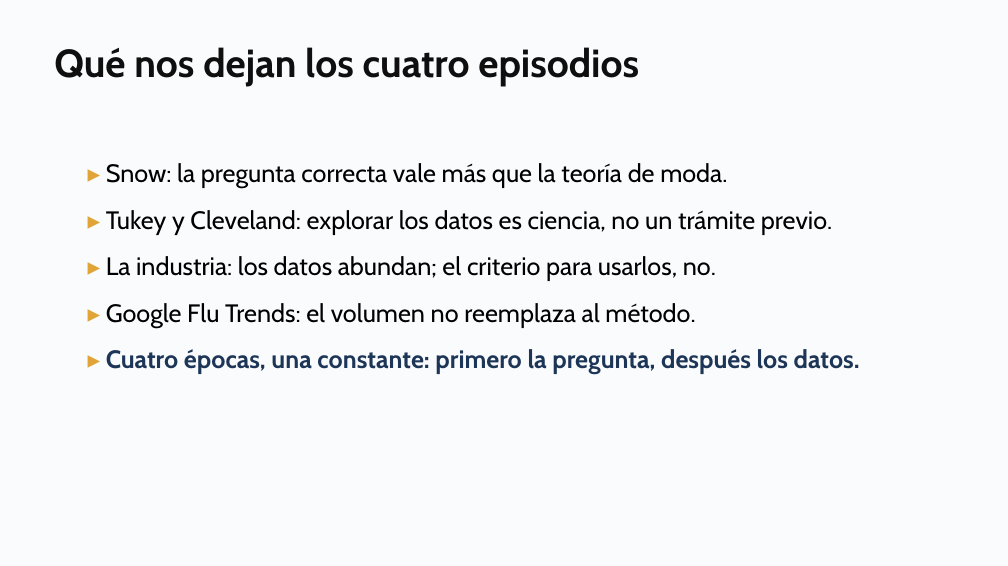
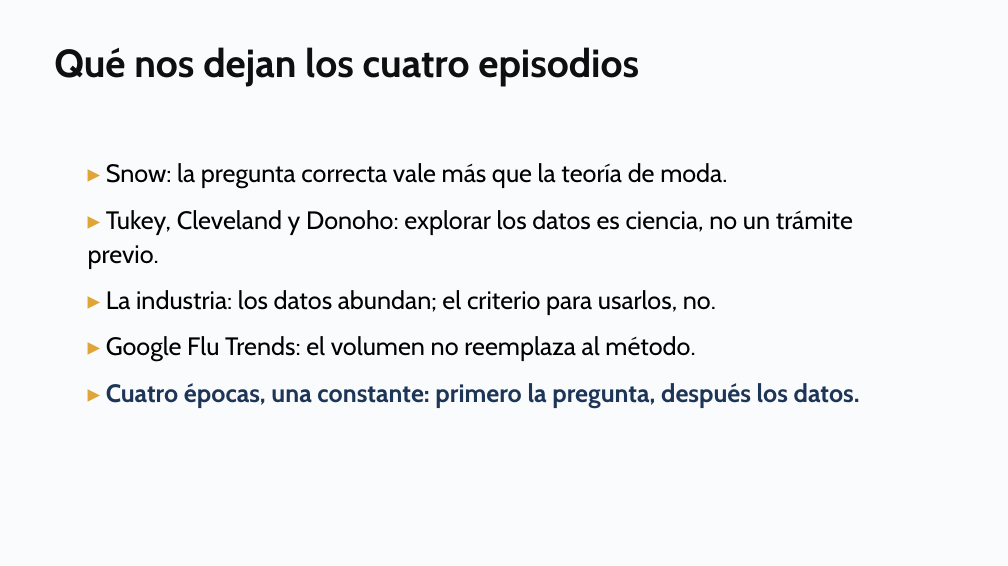
Before and after one commit to daniopitz/diplomado-cdd, a slide deck: slide 11 of presentaciones/clase01_fundamentos_ecosistema.pptx (slide 16 before the commit). Drawn at 1008x566 pixels with LibreOffice and Linux fonts; fonts in the diff are those of the drawing. Boxes give left, top, right and bottom in pixels: in the first picture for what was removed or moved away, otherwise in the second. Text is boxed around its words. In the diff, an @@ line names an element or a change of style, - is before the commit and + after.

```diff
--- a/presentaciones/clase01_fundamentos_ecosistema.pptx
+++ b/presentaciones/clase01_fundamentos_ecosistema.pptx
@@ text at [88,210,853,269]: text changed @@
-▸ Tukey y Cleveland: explorar los datos es ciencia, no un trámite previo.
+▸ Tukey, Cleveland y Donoho: explorar los datos es ciencia, no un trámite previo.
```
Also in this commit, not shown: 9 other slides changed, 2 slides added, 1 other file.
